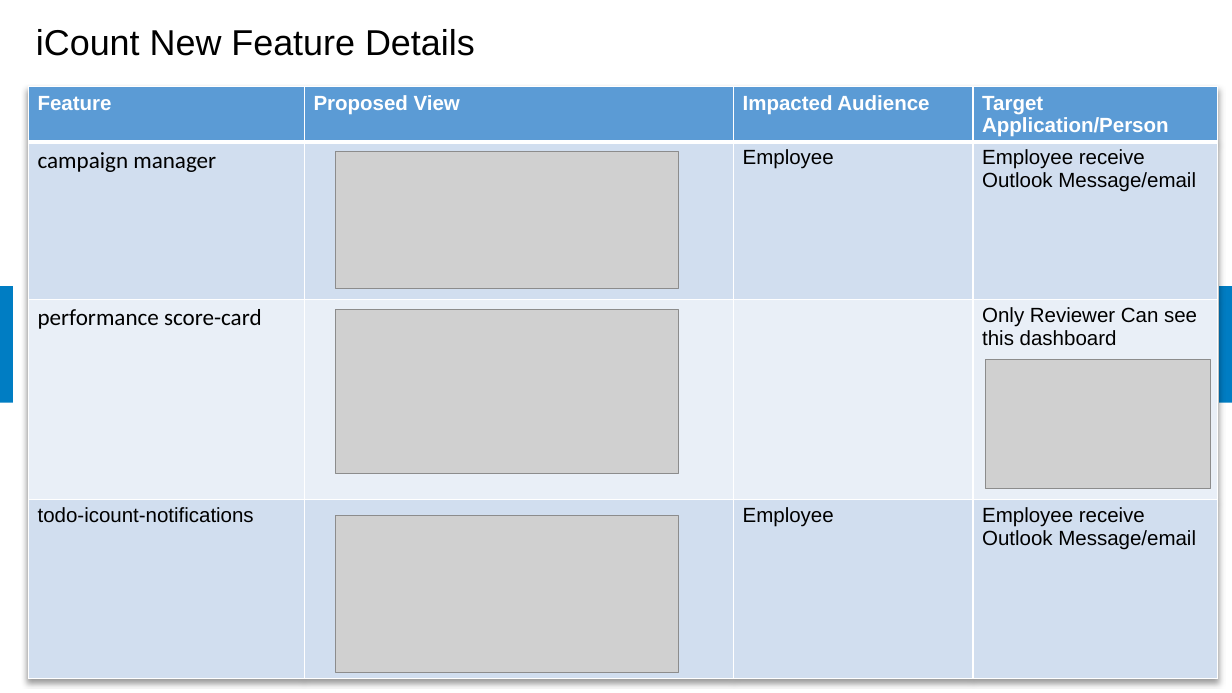
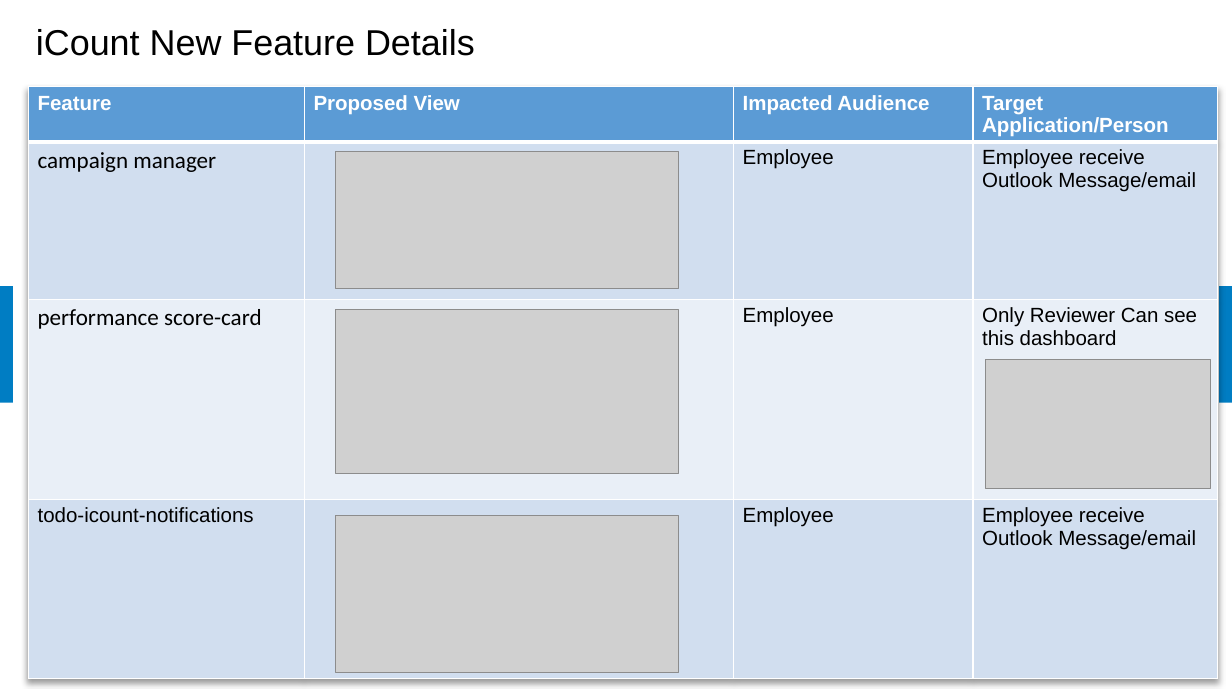
Before and after one commit to samratbasu2019/iSoreDesignArtifacts, a slide deck: slide 5 of iSolve-iCount-Hackathon_Solution.pptx. Drawn at 1232x693 pixels with LibreOffice and Linux fonts; fonts in the diff are those of the drawing; grey boxes stand for pictures; background and template pictures are left out. Boxes give left, top, right and bottom in pixels: in the first picture for what was removed or moved away, otherwise in the second. Text is boxed around its words. In the diff, an @@ line names an element or a change of style, - is before the commit and + after.

```diff
--- a/iSolve-iCount-Hackathon_Solution.pptx
+++ b/iSolve-iCount-Hackathon_Solution.pptx
@@ table at [29,87,1218,683] @@
-row 3, column 3: 
+row 3, column 3: Employee
```
Also in this commit, not shown: 3 other slides changed, 1 slide added.
